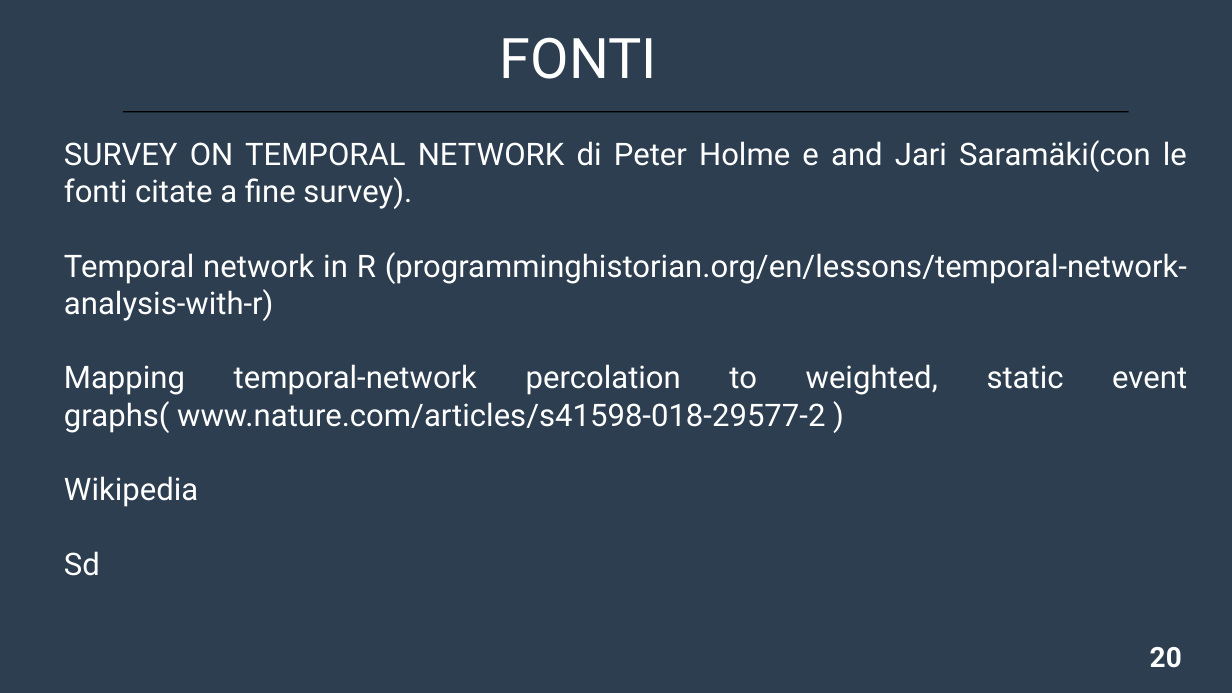
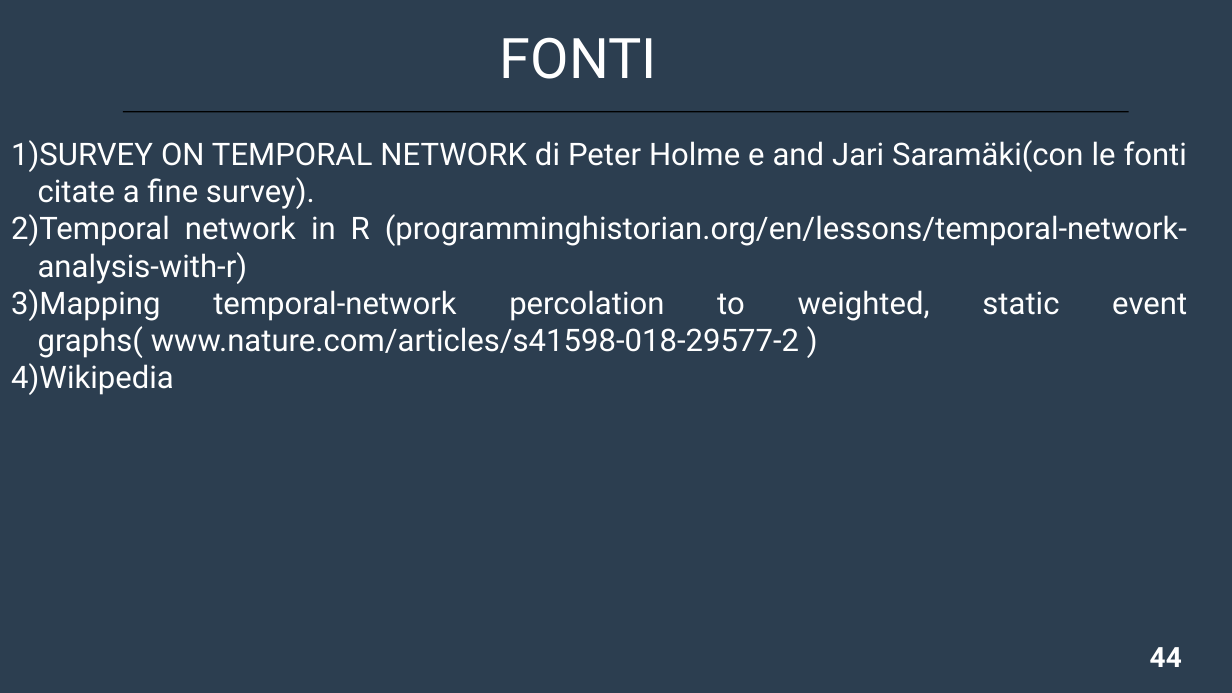
Before and after one commit to josura/appunti_e_cose_condivise, a slide deck: slide 44 of Data_mining/seminario/seminario_TemporalNetwork-GL.odp (slide 20 before the commit). Drawn at 1232x693 pixels with LibreOffice and Linux fonts; fonts in the diff are those of the drawing. Boxes give left, top, right and bottom in pixels: in the first picture for what was removed or moved away, otherwise in the second. Text is boxed around its words. In the diff, an @@ line names an element or a change of style, - is before the commit and + after.

```diff
--- a/Data_mining/seminario/seminario_TemporalNetwork-GL.odp
+++ b/Data_mining/seminario/seminario_TemporalNetwork-GL.odp
@@ text "SURVEY ON TEMPORAL NETWORK di ..." at box(11, 140, 1187, 395): bullet none to 1) @@
@@ text at box(64, 551, 100, 576): paragraph removed @@
-Sd
@@ page number at box(1150, 647, 1182, 667): text changed @@
-20
+44
```
Also in this commit, not shown: 6 other slides changed, 24 slides added, 1 other file.
